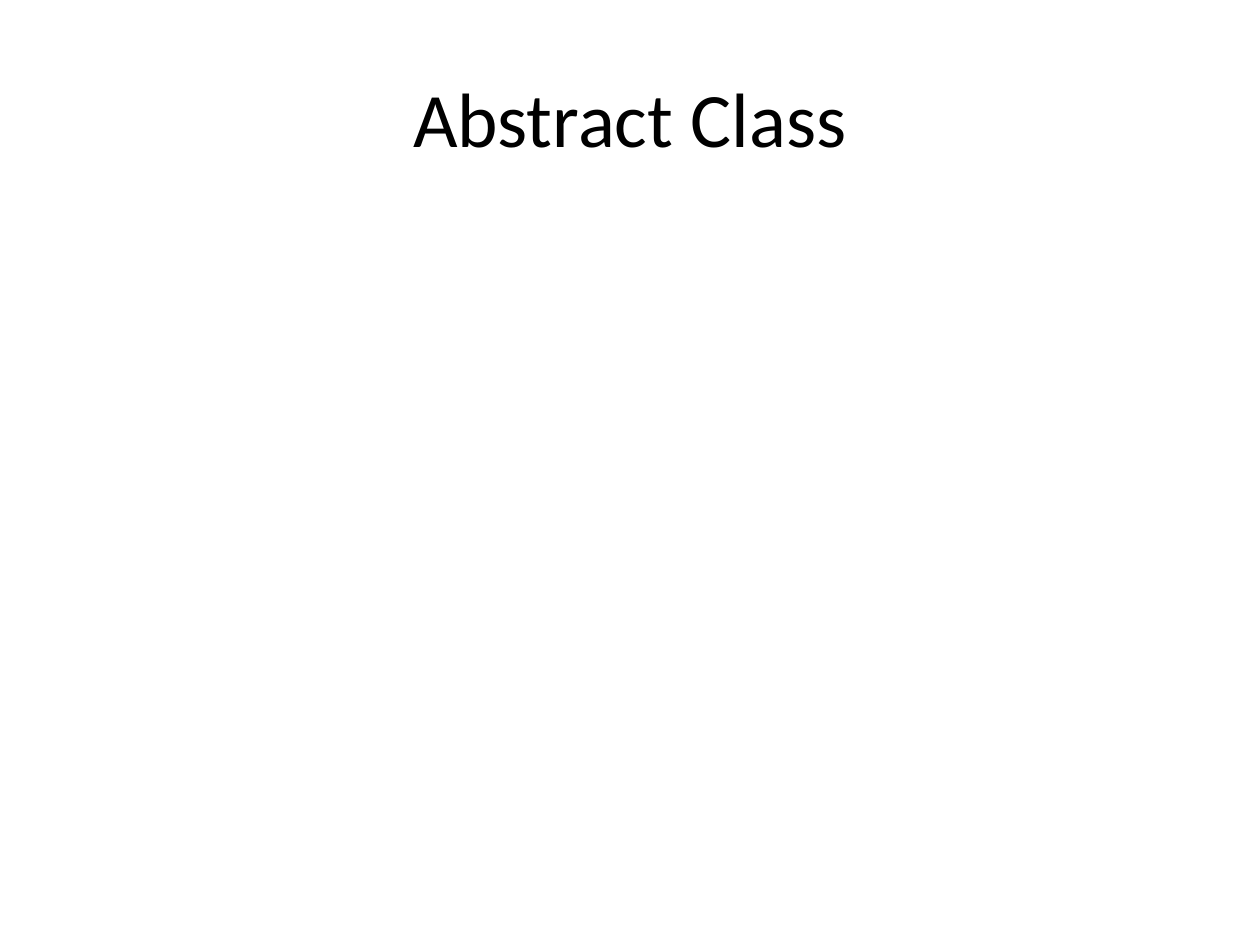
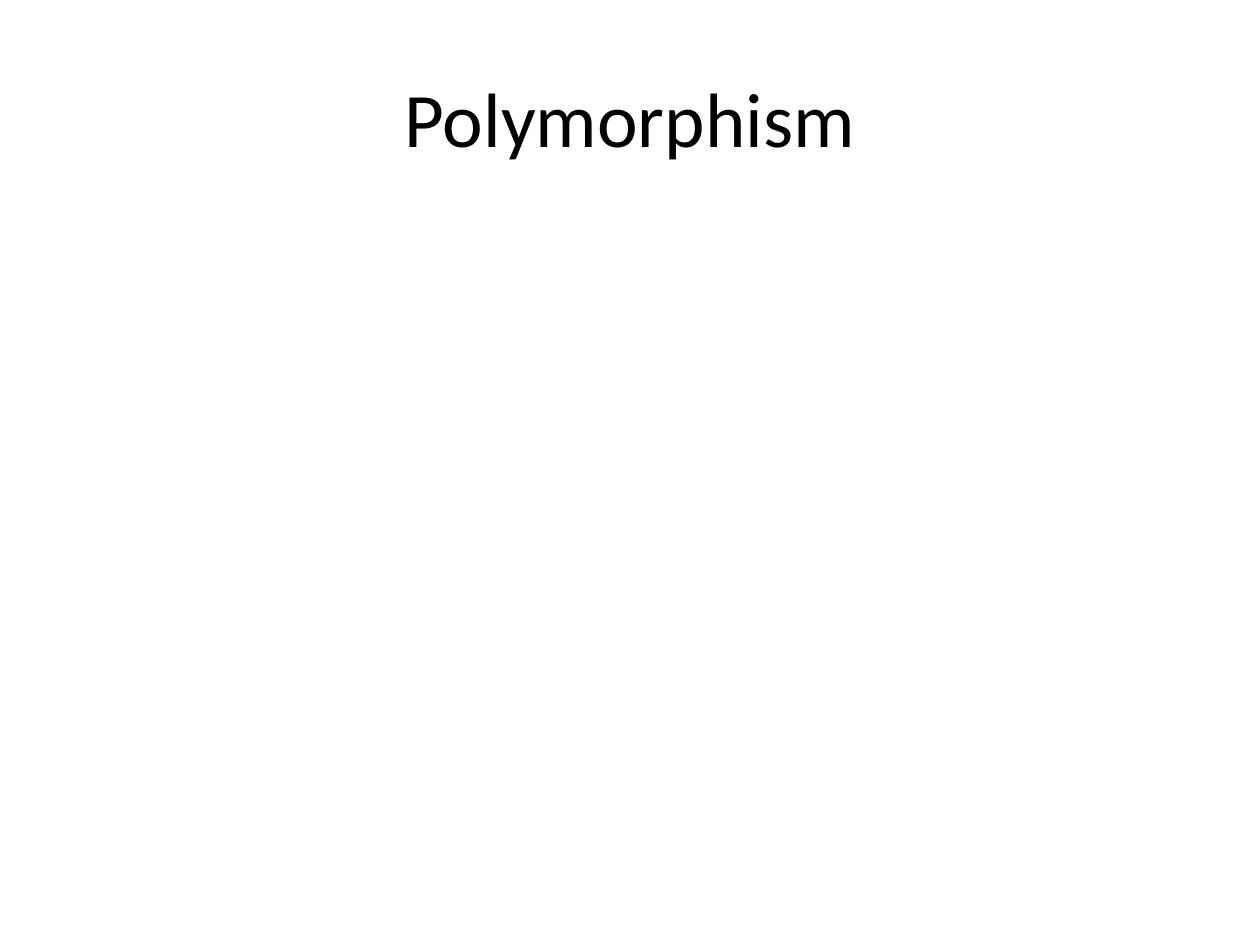
Before and after one commit to isurup/kalle-martin-group, a slide deck: slide 5 of OOPExam/02 Inheritance and Polymorphism.pptx. Drawn at 1260x945 pixels with LibreOffice and Linux fonts; fonts in the diff are those of the drawing. Boxes give left, top, right and bottom in pixels: in the first picture for what was removed or moved away, otherwise in the second. Text is boxed around its words. In the diff, an @@ line names an element or a change of style, - is before the commit and + after.

```diff
--- a/OOPExam/02 Inheritance and Polymorphism.pptx
+++ b/OOPExam/02 Inheritance and Polymorphism.pptx
@@ title at (405,93,855,160): text changed @@
-Abstract Class
+Polymorphism
```
Also in this commit, not shown: 2 other slides changed, 3 slides added, 3 slides removed.
